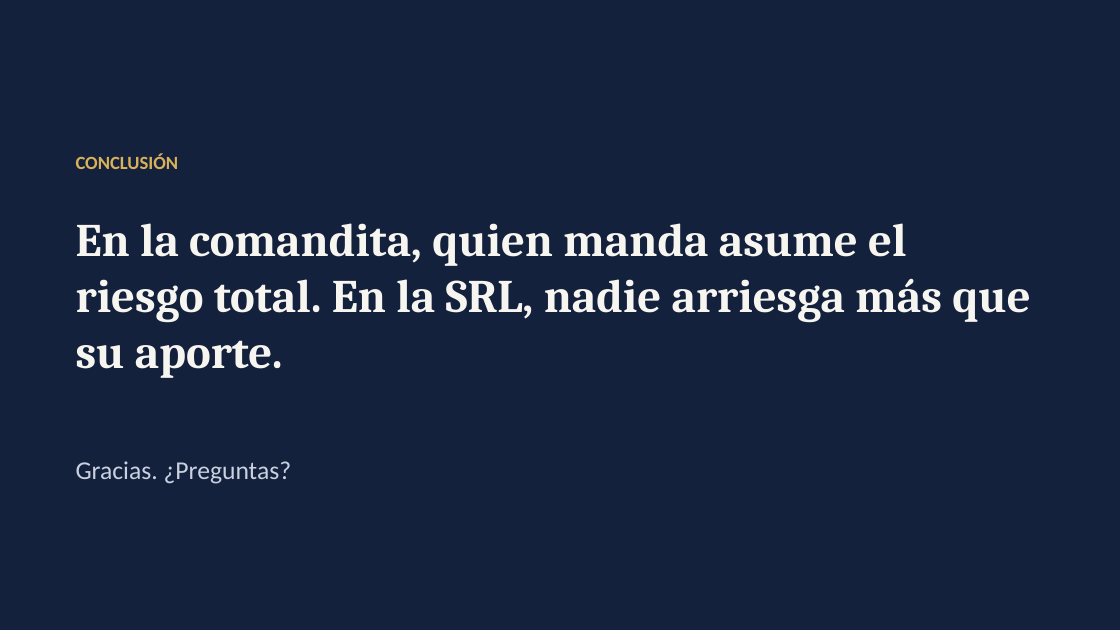
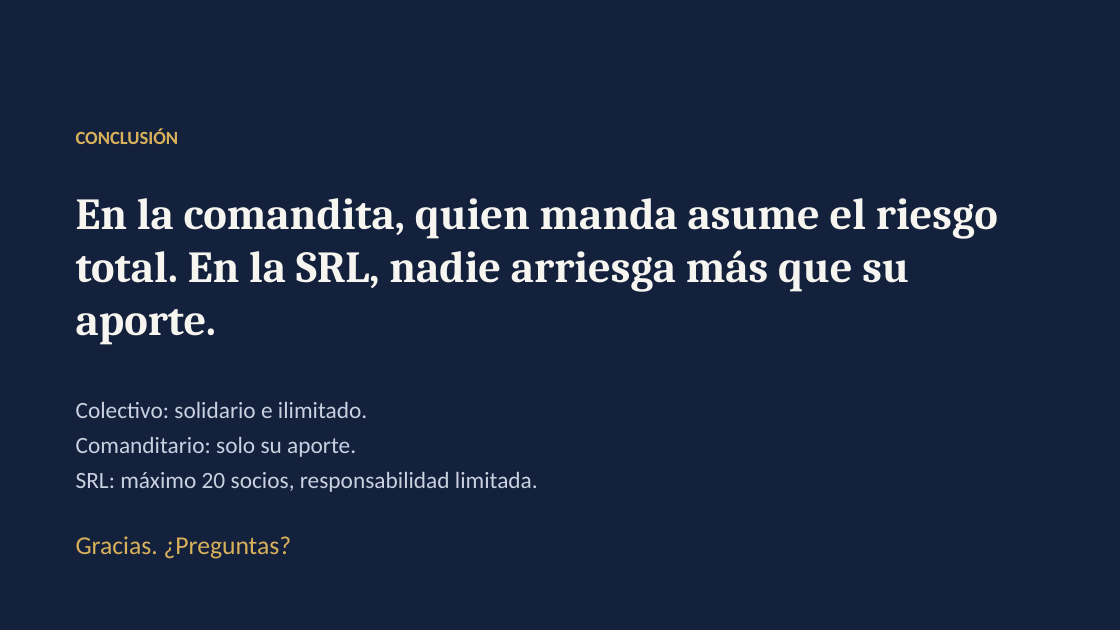
Before and after one commit to chicoma1998-ux/Eh-cloude, a slide deck: slide 12 of Comandita_y_SRL_Exposicion.pptx (slide 9 before the commit). Drawn at 1120x630 pixels with LibreOffice and Linux fonts; fonts in the diff are those of the drawing. Boxes give left, top, right and bottom in pixels: in the first picture for what was removed or moved away, otherwise in the second. Text is boxed around its words. In the diff, an @@ line names an element or a change of style, - is before the commit and + after.

```diff
--- a/Comandita_y_SRL_Exposicion.pptx
+++ b/Comandita_y_SRL_Exposicion.pptx
@@ text "CONCLUSIÓN": place and size @@
-text "CONCLUSIÓN" at [76, 154, 179, 169]
+text "CONCLUSIÓN" at [76, 129, 179, 144]
@@ text "En la comandita, quien manda ...": place and size @@
-text "En la comandita, quien manda ..." at [76, 223, 1030, 378]
+text "En la comandita, quien manda ..." at [76, 198, 998, 345]
@@ text "En la comandita, quien manda ..." at [76, 198, 998, 345]: size 40 to 38 pt @@
@@ text added at [76, 402, 538, 492], 20 pt, text #C9D1E0 @@
+Colectivo: solidario e ilimitado.
+Comanditario: solo su aporte.
+SRL: máximo 20 socios, responsabilidad limitada.
@@ text "Gracias. ¿Preguntas?": place and size @@
-text "Gracias. ¿Preguntas?" at [76, 461, 292, 484]
+text "Gracias. ¿Preguntas?" at [76, 536, 292, 559]
@@ text "Gracias. ¿Preguntas?" at [76, 536, 292, 559]: text colour #C9D1E0 to #D9B15A @@
```
Also in this commit, not shown: 7 other slides changed, 3 slides added.
